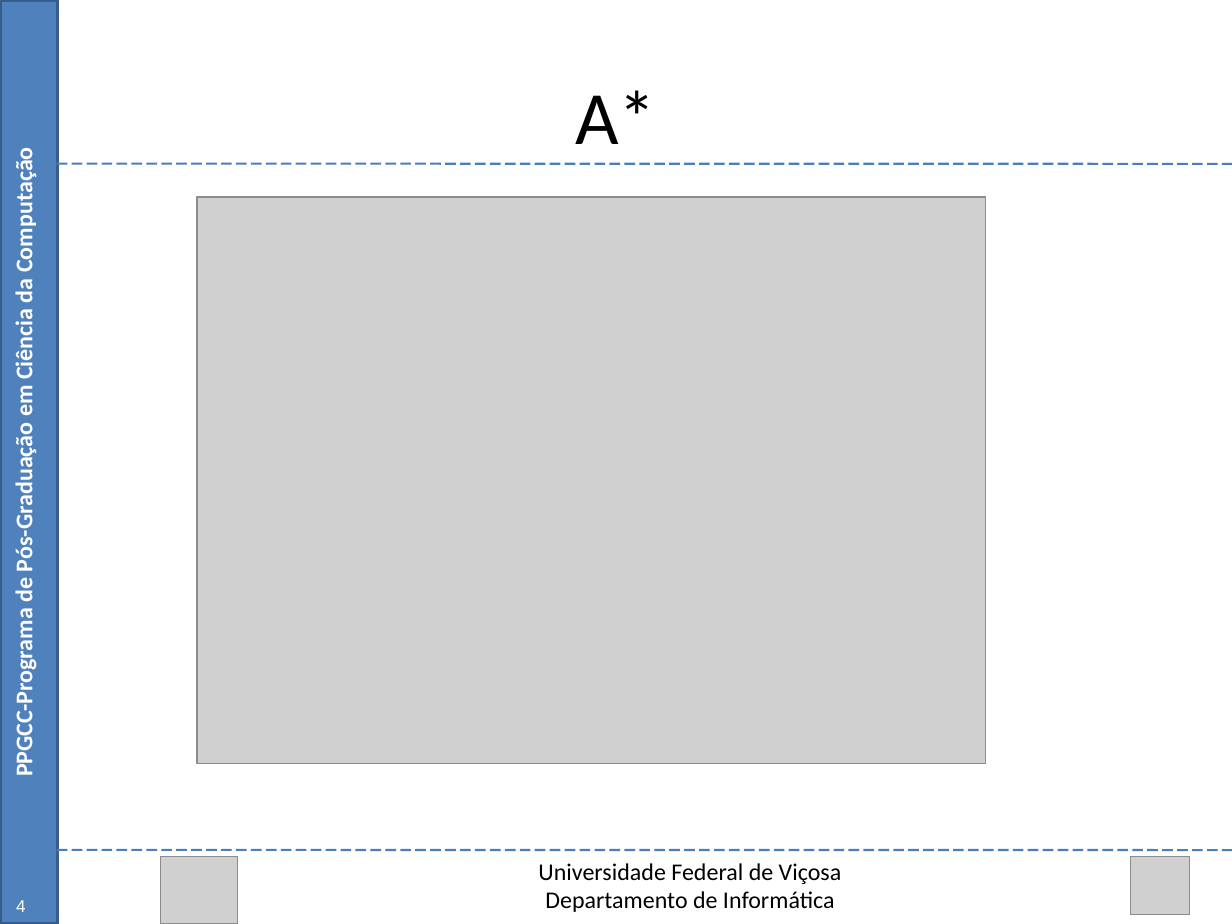
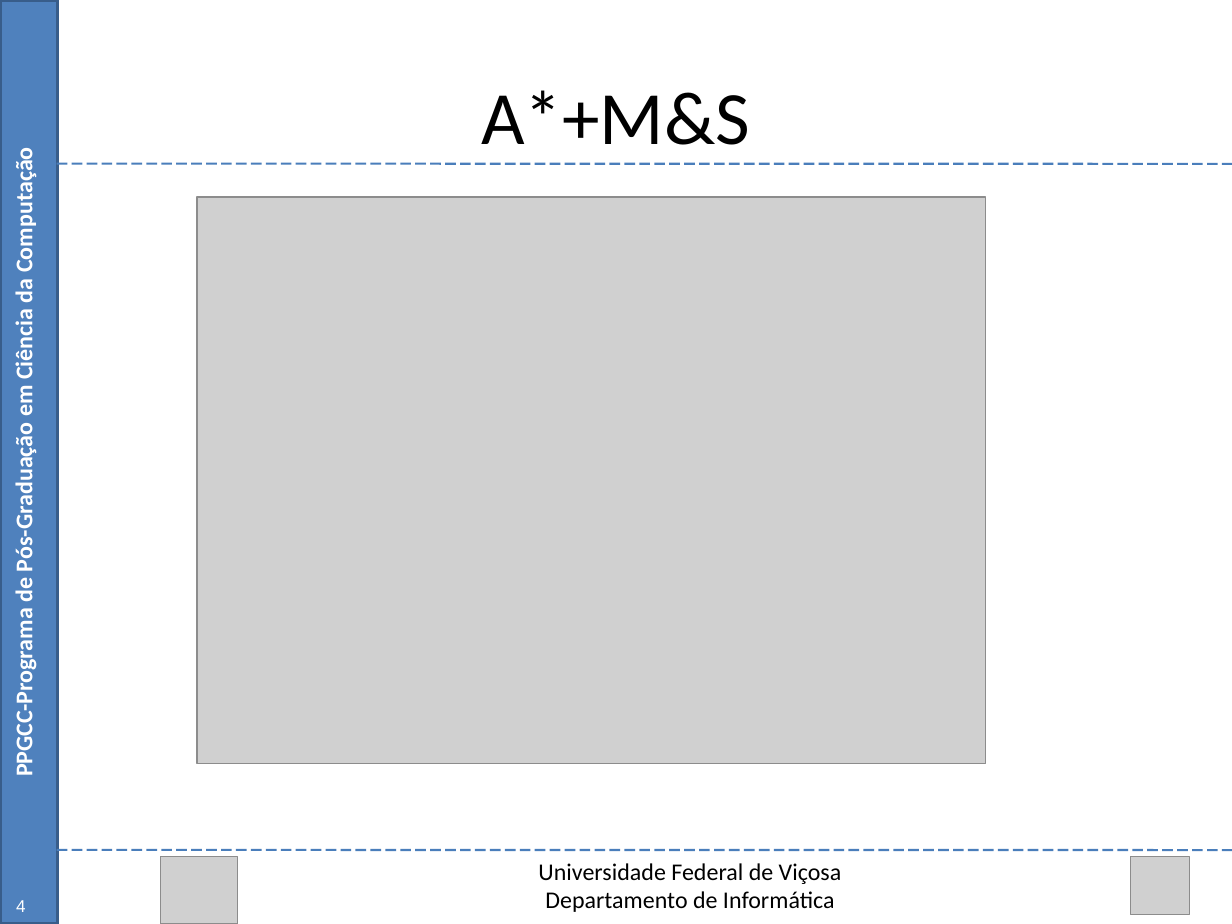
Before and after one commit to Marvinsky/research-marvin, a slide deck: slide 17 of latex/odp/dissertation_v4.odp (slide 10 before the commit). Drawn at 1232x924 pixels with LibreOffice and Linux fonts; fonts in the diff are those of the drawing; grey boxes stand for pictures. Boxes give left, top, right and bottom in pixels: in the first picture for what was removed or moved away, otherwise in the second. Text is boxed around its words. In the diff, an @@ line names an element or a change of style, - is before the commit and + after.

```diff
--- a/latex/odp/dissertation_v4.odp
+++ b/latex/odp/dissertation_v4.odp
@@ text at (481, 90, 750, 145): text changed @@
-A*
+A*+M&S
```
Also in this commit, not shown: 11 other slides changed, 7 slides added.
